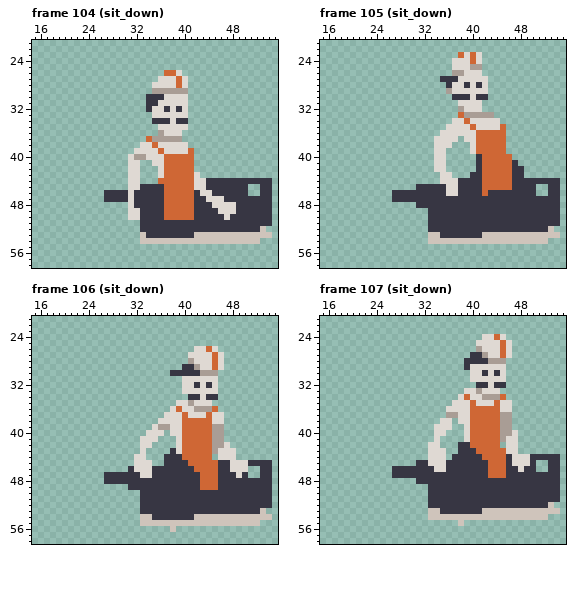
Pixel-art file -- characters/player/player.aseprite. Above is the file before it was changed.
80x80 pixels, 119 frames. Shown: frame 104 (sit_down): x 15..55, y 21..58; frame 105 (sit_down): x 15..55, y 21..58; frame 106 (sit_down): x 15..55, y 21..58; frame 107 (sit_down): x 15..55, y 21..58. The commit also changed other frames, which this record leaves out.
And afterwards:
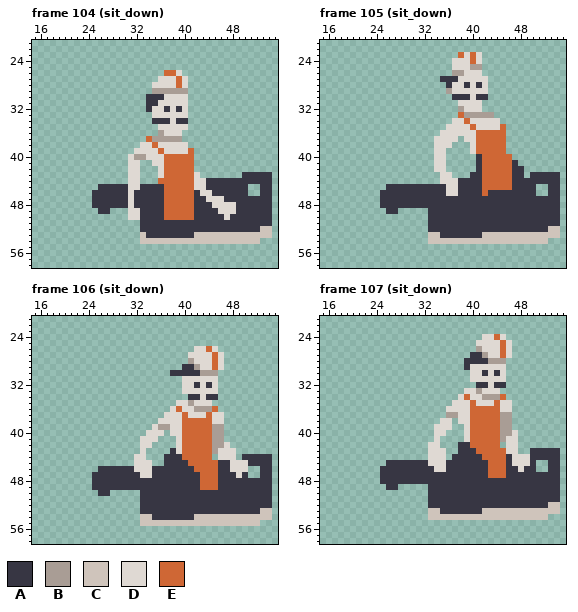
Palette (. is transparent): A #373643  B #a99d95  C #cfc4bb  D #dfd9d3  E #cf6735
Change:
Frame 104 (sit_down), layer "Cleaver":
The edit adds colour A in row 43 at x 50 to 54; in row 45 at x 26 to 30; in rows 46 to 47 at x 25 to 26; in row 48 at x 25 to 30; in row 49 at x 26 to 27.
The edit adds colour C in row 52 at x 54.
Frame 105 (sit_down), layer "Cleaver": the same change as frame 104 (sit_down)
Frame 106 (sit_down), layer "Cleaver":
The edit adds colour A in row 44 at x 50 to 54; in row 46 at x 26 to 30; in rows 47 to 48 at x 25 to 26; in row 49 at x 25 to 30; in row 50 at x 26 to 27.
The edit adds colour C in row 53 at x 54.
The author cleared colour C in row 56 at x 38.
Frame 107 (sit_down), layer "Cleaver":
The edit adds colour A in row 43 at x 50 to 54; in row 45 at x 26 to 30; in rows 46 to 47 at x 25 to 26; in row 48 at x 25 to 30; in row 49 at x 26 to 27.
The edit adds colour C in row 52 at x 54.
The author cleared colour C in row 55 at x 38.
